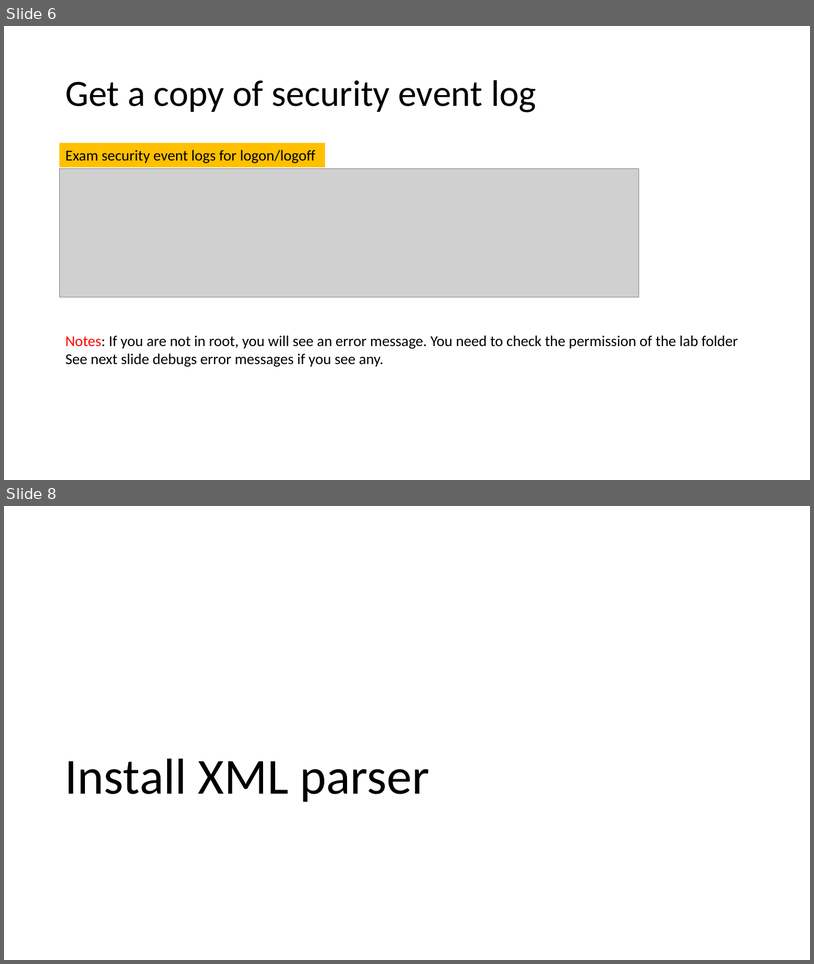
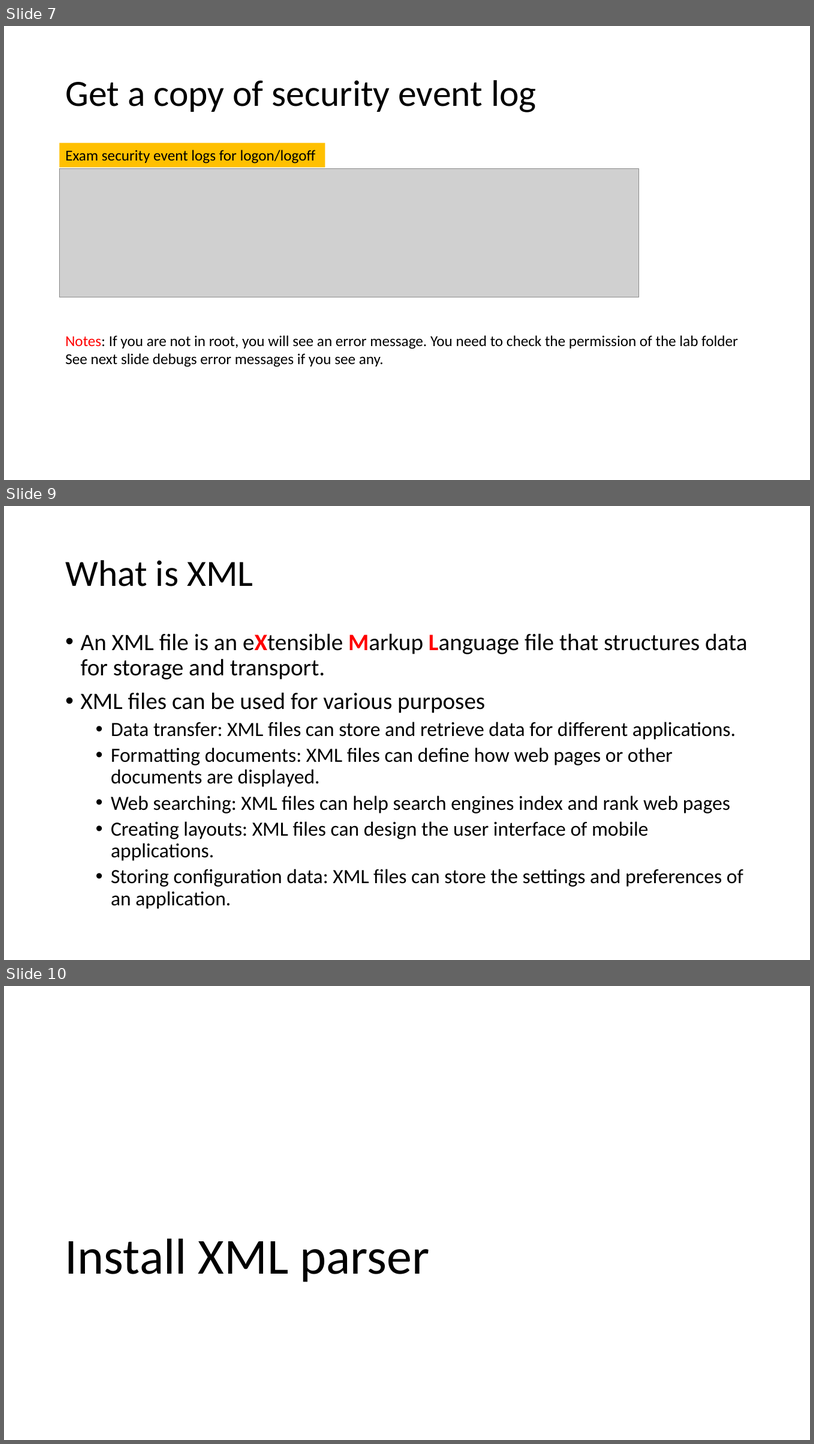
Before and after one commit to frankwxu/digital-forensics-lab, a slide deck: NIST_Data_Leakage_Case/NIST_Data_Leakage_02._WinEvt_XML.pptx. Shown one above the other, each under a label of ours: slides 6 and 8 before the commit, slides 7, 9 and 10 after it; the slides between them are not shown. The pictures are 814x964 and 814x1444 pixels, drawn with LibreOffice and Linux fonts; fonts in the diff are those of the drawing; grey boxes stand for pictures; background and template pictures are left out. Boxes give left, top, right and bottom in pixels: in the first picture for what was removed or moved away, otherwise in the second. Text is boxed around its words. In the diff, an @@ line names an element or a change of style, - is before the commit and + after.

```diff
--- a/NIST_Data_Leakage_Case/NIST_Data_Leakage_02._WinEvt_XML.pptx
+++ b/NIST_Data_Leakage_Case/NIST_Data_Leakage_02._WinEvt_XML.pptx
@@ slide 9 added at [4, 506, 810, 960], background #FFFFFF @@
@@ title added at [65, 560, 253, 586], 44 pt, text #000000 @@
+What is XML
@@ text added at [81, 633, 747, 909], 24 pt, text #000000 @@
+• An XML file is an eXtensible Markup Language file that structures data for storage and transport.
+• XML files can be used for various purposes
+  • Data transfer: XML files can store and retrieve data for different applications.
+  • Formatting documents: XML files can define how web pages or other documents are displayed.
+  • Web searching: XML files can help search engines index and rank web pages
+  • Creating layouts: XML files can design the user interface of mobile applications.
+  • Storing configuration data: XML files can store the settings and preferences of an application.
@@ what was slide 6 is now slide 7 @@
@@ what was slide 8 is now slide 10 @@
```
Also in this commit, not shown: 1 slide changed, 2 other slides added, 1 slide removed, 3 other files.
